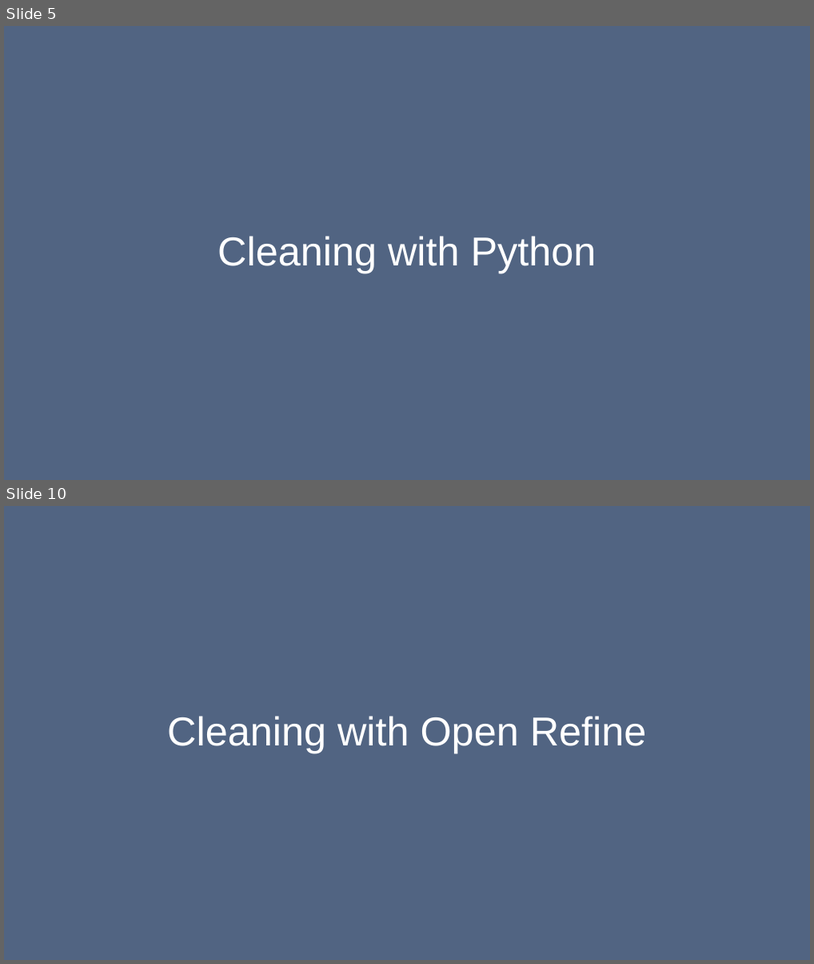
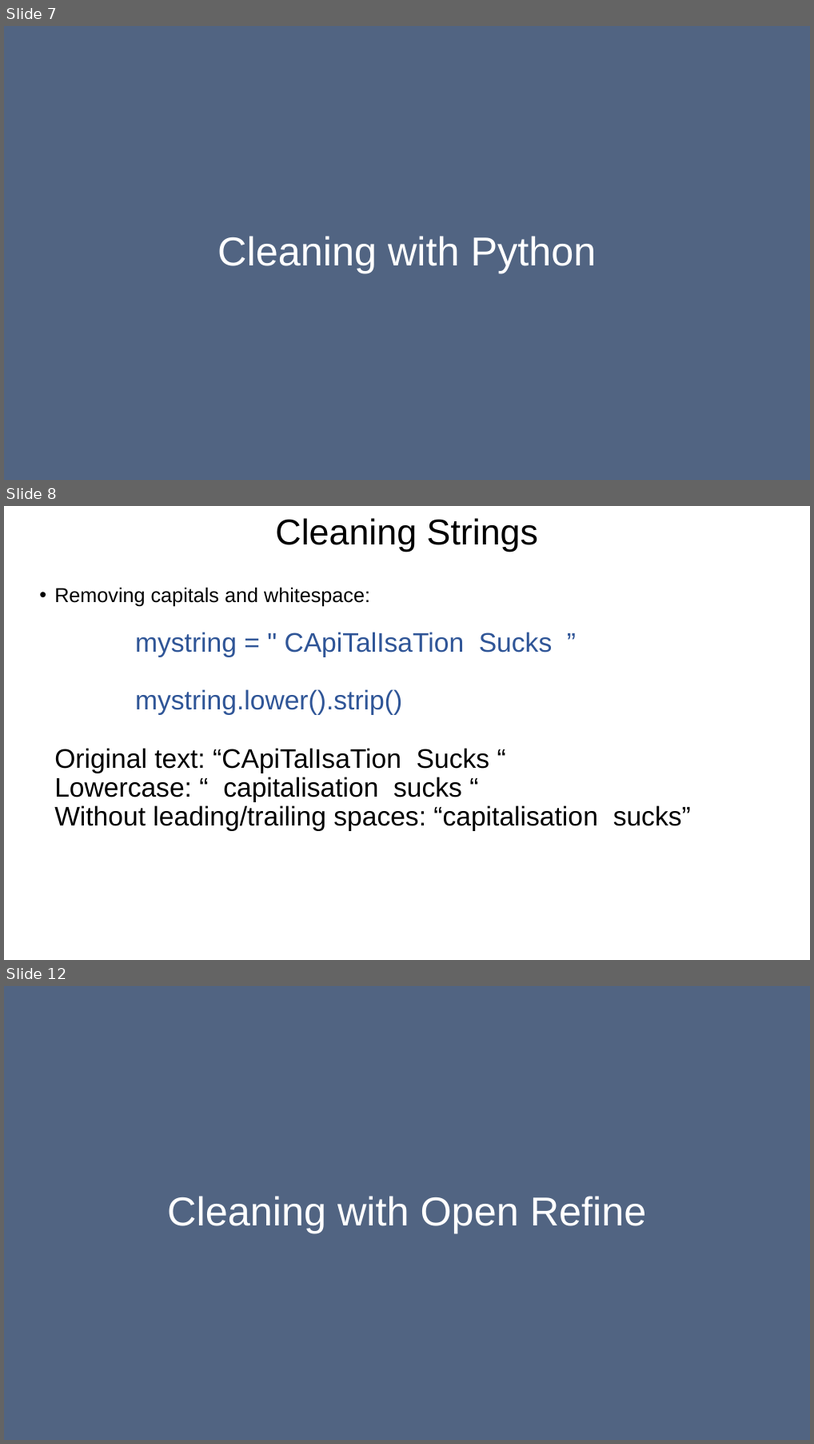
Before and after one commit to bodacea/datascienceforbeginners, a slide deck: Session 05 Cleaning and Exploring.ppt. Shown one above the other, each under a label of ours: slides 5 and 10 before the commit, slides 7, 8 and 12 after it; the slides between them are not shown. The pictures are 814x964 and 814x1444 pixels, drawn with LibreOffice and Linux fonts; fonts in the diff are those of the drawing. Boxes give left, top, right and bottom in pixels: in the first picture for what was removed or moved away, otherwise in the second. Text is boxed around its words. In the diff, an @@ line names an element or a change of style, - is before the commit and + after.

```diff
--- a/Session 05 Cleaning and Exploring.ppt
+++ b/Session 05 Cleaning and Exploring.ppt
@@ slide 8 added at (4,506,810,960), background #FFFFFF @@
@@ title added at (275,518,538,552), 32 pt, text #000000 @@
+Cleaning Strings
@@ text added at (54,587,691,830), 24 pt, text #000000 @@
+• Removing capitals and whitespace:
+  mystring = " CApiTalIsaTion Sucks ”
+  mystring.lower().strip()
+  Original text: “CApiTalIsaTion Sucks “
+  Lowercase: “ capitalisation sucks “
+  Without leading/trailing spaces: “capitalisation sucks”
@@ what was slide 5 is now slide 7 @@
@@ what was slide 10 is now slide 12 @@
```
Also in this commit, not shown: 27 slides changed, 1 other slide added, 2 slides removed.
